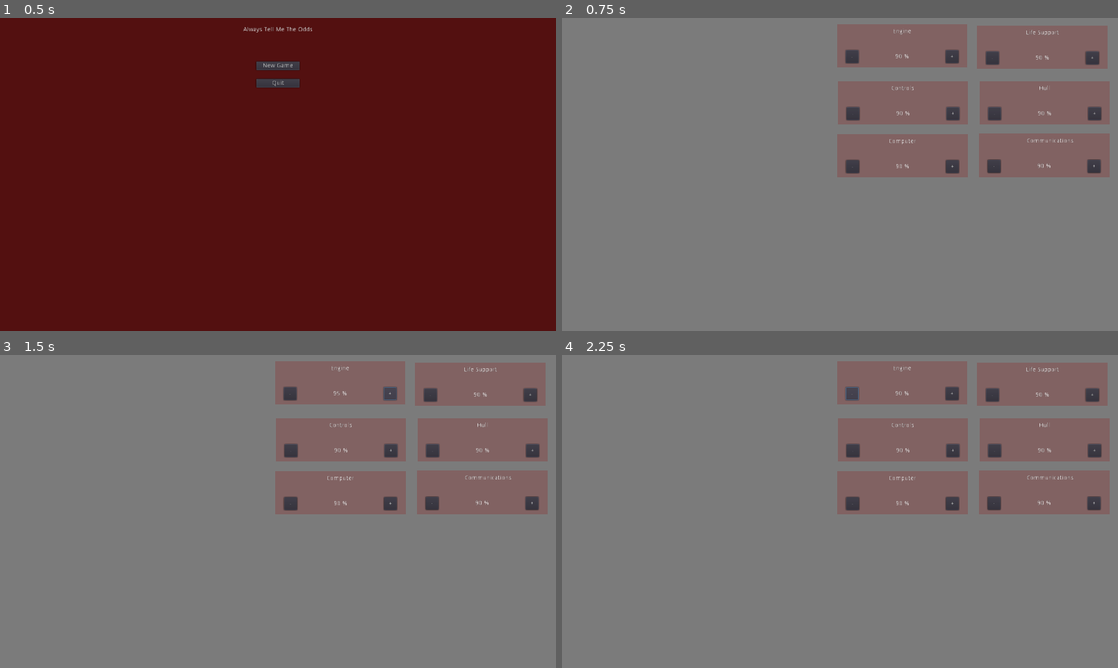
Above: before the commit, frames 1-4 (two rows, left to right).
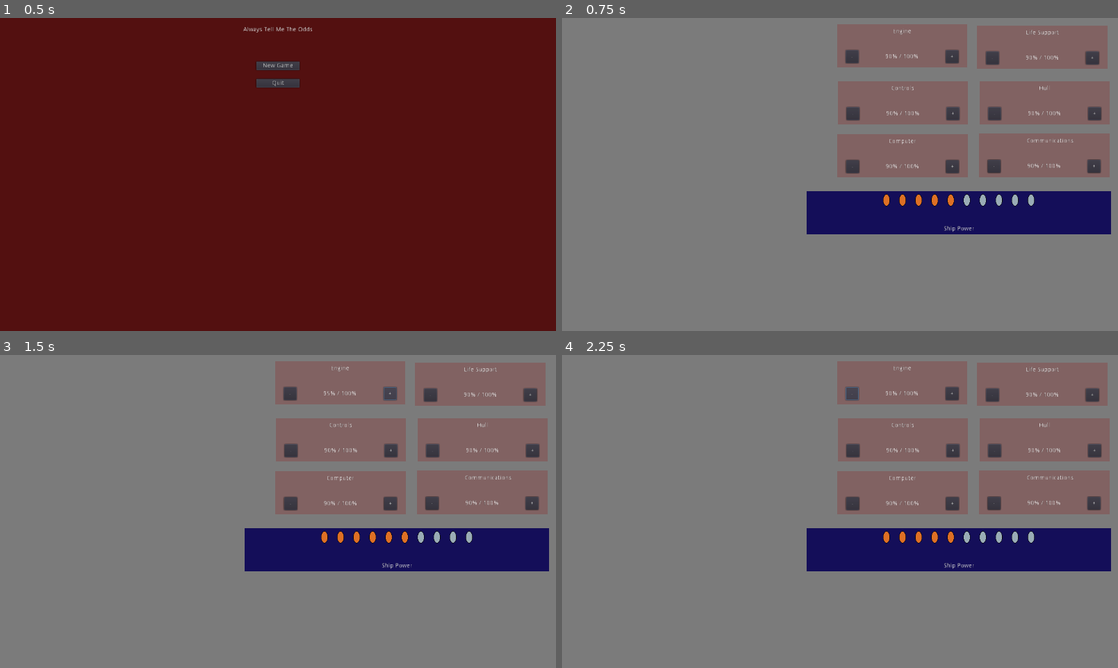
Above: after the commit, the same moments.

Repository: cparlette/alwaystellmetheodds
Game: Godot game, scene res://MainMenu.tscn
Two runs of this game, one before a commit and one after it. Both use one fixed random seed, a clock stepped at 60 frames per second and the inputs below.
Inputs:
- Up to frame 1 (0.5 s): no input
- Up to frame 2 (0.75 s): click "New Game" at 0.5 s
- Up to frame 3 (1.5 s): click "+" at 1.25 s
- Up to frame 4 (2.25 s): click "-" at 2 s

Frame 1 is identical in both runs. In frame 2, 7.8% of the frame differs, in the area x 44-99%, y 11-70%; in frame 3, 7.8%; in frame 4, 7.8%.

Commit message:
Power indicators

Diff:
--- a/Game.gd
+++ b/Game.gd
@@ -1,21 +1,15 @@
 extends Node2D
-
-
-# Declare member variables here. Examples:
-# var a = 2
-# var b = "text"
 
 
 # Called when the node enters the scene tree for the first time.
 func _ready():
-	pass # Replace with function body.
-
-
-# Called every frame. 'delta' is the elapsed time since the previous frame.
-#func _process(delta):
-#	pass
+	for child in $Modules.get_children():
+		child.connect("module_change", self, "updatePower")
 
 
 func _input(event):
 	if event.is_action_pressed("ui_cancel"):
 		get_tree().change_scene("MainMenu.tscn")
+
+func updatePower():
+	$ShipPower.refreshPowerIndicators()
--- a/Game.tscn
+++ b/Game.tscn
@@ -1,7 +1,8 @@
-[gd_scene load_steps=3 format=2]
+[gd_scene load_steps=4 format=2]
 
 [ext_resource path="res://Game.gd" type="Script" id=1]
 [ext_resource path="res://Module.tscn" type="PackedScene" id=2]
+[ext_resource path="res://ShipPower.tscn" type="PackedScene" id=3]
 
 [node name="Game" type="Node2D"]
 script = ExtResource( 1 )
@@ -14,43 +15,51 @@
 "_edit_use_anchors_": false
 }
 
-[node name="Engine" parent="." instance=ExtResource( 2 )]
+[node name="Modules" type="Node2D" parent="."]
+
+[node name="Engine" parent="Modules" instance=ExtResource( 2 )]
 margin_left = 633.303
 margin_top = 13.8226
 margin_right = 933.303
 margin_bottom = 113.823
 
-[node name="Controls" parent="." instance=ExtResource( 2 )]
+[node name="Controls" parent="Modules" instance=ExtResource( 2 )]
 margin_left = 634.717
 margin_top = 145.344
 margin_right = 934.717
 margin_bottom = 245.344
 type = 1
 
-[node name="Computer" parent="." instance=ExtResource( 2 )]
+[node name="Computer" parent="Modules" instance=ExtResource( 2 )]
 margin_left = 634.01
 margin_top = 266.967
 margin_right = 934.01
 margin_bottom = 366.967
 type = 2
 
-[node name="Life Support" parent="." instance=ExtResource( 2 )]
+[node name="Life Support" parent="Modules" instance=ExtResource( 2 )]
 margin_left = 955.744
 margin_top = 17.3581
 margin_right = 1255.74
 margin_bottom = 117.358
 type = 3
 
-[node name="Hull" parent="." instance=ExtResource( 2 )]
+[node name="Hull" parent="Modules" instance=ExtResource( 2 )]
 margin_left = 960.693
 margin_top = 144.637
 margin_right = 1260.69
 margin_bottom = 244.637
 type = 4
 
-[node name="Communications" parent="." instance=ExtResource( 2 )]
+[node name="Communications" parent="Modules" instance=ExtResource( 2 )]
 margin_left = 959.986
 margin_top = 265.553
 margin_right = 1259.99
 margin_bottom = 365.553
 type = 5
+
+[node name="ShipPower" parent="." instance=ExtResource( 3 )]
+margin_left = 563.582
+margin_top = 397.923
+margin_right = 1263.58
+margin_bottom = 497.923
--- a/Module.gd
+++ b/Module.gd
@@ -4,6 +4,9 @@
 var percentage = 90
 var moduleName = ""
 var changeAmount = 5
+var maxPercentage = 100
+
+signal module_change
 
 # Called when the node enters the scene tree for the first time.
 func _ready():
@@ -23,14 +26,18 @@
 	updateModuleUI()
 
 func updateModuleUI():
-	$PercentLabel.text = str(percentage) + " %"
+	$PercentLabel.text = str(percentage) + "% / " + str(maxPercentage) + "%"
 
 func _on_Plus_pressed():
-	if percentage <= (100 - changeAmount):
+	if percentage <= (maxPercentage - changeAmount) and globals.shipPowerCurrent < globals.shipPowerMax:
 		percentage += changeAmount
+		globals.shipPowerCurrent += 1
 		updateModuleUI()
+		emit_signal("module_change")
 
 func _on_Minus_pressed():
-	if percentage >= changeAmount:
+	if percentage >= changeAmount and globals.shipPowerCurrent > 0:
 		percentage -= changeAmount
+		globals.shipPowerCurrent -= 1
 		updateModuleUI()
+		emit_signal("module_change")
--- a/Module.tscn
+++ b/Module.tscn
@@ -44,11 +44,11 @@
 }
 
 [node name="PercentLabel" type="Label" parent="."]
-margin_left = 110.0
+margin_left = 100.0
 margin_top = 68.0
-margin_right = 190.0
+margin_right = 200.0
 margin_bottom = 82.0
-text = "99 %"
+text = "99% / 100%"
 align = 1
 __meta__ = {
 "_edit_use_anchors_": false
--- /dev/null
+++ b/PowerEmpty.tscn
@@ -0,0 +1,15 @@
+[gd_scene load_steps=2 format=2]
+
+[ext_resource path="res://graphics/oval-filled-gray-01.png" type="Texture" id=1]
+
+[node name="PowerEmpty" type="Control"]
+margin_right = 32.0
+margin_bottom = 32.0
+rect_min_size = Vector2( 32, 32 )
+__meta__ = {
+"_edit_use_anchors_": false
+}
+
+[node name="Sprite" type="Sprite" parent="."]
+position = Vector2( 16, 16 )
+texture = ExtResource( 1 )
--- /dev/null
+++ b/PowerFilled.tscn
@@ -0,0 +1,15 @@
+[gd_scene load_steps=2 format=2]
+
+[ext_resource path="res://graphics/oval-filled-orange-01.png" type="Texture" id=1]
+
+[node name="PowerFilled" type="Control"]
+margin_right = 32.0
+margin_bottom = 32.0
+rect_min_size = Vector2( 32, 32 )
+__meta__ = {
+"_edit_use_anchors_": false
+}
+
+[node name="Sprite" type="Sprite" parent="."]
+position = Vector2( 16, 16 )
+texture = ExtResource( 1 )
--- /dev/null
+++ b/ShipPower.gd
@@ -0,0 +1,21 @@
+extends Control
+
+var powerEmpty = load("res://PowerEmpty.tscn")
+var powerFilled = load("res://PowerFilled.tscn")
+
+# Called when the node enters the scene tree for the first time.
+func _ready():
+	refreshPowerIndicators()
+
+func refreshPowerIndicators():
+	print("Refreshing power indicators")
+	for child in $PowerIndicators.get_children():
+		$PowerIndicators.remove_child(child)
+	for i in range(globals.shipPowerCurrent):
+		var newNode = powerFilled.instance()
+		$PowerIndicators.add_child(newNode)
+		print("Added filled orange sprite")
+	for i in range(globals.shipPowerCurrent, globals.shipPowerMax):
+		var newNode = powerEmpty.instance()
+		$PowerIndicators.add_child(newNode)
+		print("Added empty sprite")
--- /dev/null
+++ b/ShipPower.tscn
@@ -0,0 +1,35 @@
+[gd_scene load_steps=2 format=2]
+
+[ext_resource path="res://ShipPower.gd" type="Script" id=1]
+
+[node name="ShipPower" type="Control"]
+margin_right = 700.0
+margin_bottom = 100.0
+script = ExtResource( 1 )
+__meta__ = {
+"_edit_use_anchors_": false
+}
+
+[node name="Background" type="ColorRect" parent="."]
+anchor_right = 1.0
+anchor_bottom = 1.0
+color = Color( 0.0823529, 0.0588235, 0.352941, 1 )
+
+[node name="ShipPowerLabel" type="Label" parent="."]
+margin_left = 300.0
+margin_top = 80.0
+margin_right = 400.0
+margin_bottom = 94.0
+text = "Ship Power"
+align = 1
+
+[node name="PowerIndicators" type="HBoxContainer" parent="."]
+margin_left = 100.0
+margin_top = 5.0
+margin_right = 600.0
+margin_bottom = 65.0
+custom_constants/separation = 5
+alignment = 1
+__meta__ = {
+"_edit_use_anchors_": false
+}
--- a/globals.gd
+++ b/globals.gd
@@ -12,3 +12,6 @@
 	HULL,
 	COMMUNICATIONS
 }
+
+var shipPowerMax = 10
+var shipPowerCurrent = 5
Binary file added: graphics/oval-empty-01.png
Not shown, added: graphics/oval-empty-01.png.import
Binary file added: graphics/oval-filled-gray-01.png
Not shown, added: graphics/oval-filled-gray-01.png.import
Binary file added: graphics/oval-filled-orange-01.png
Not shown, added: graphics/oval-filled-orange-01.png.import
